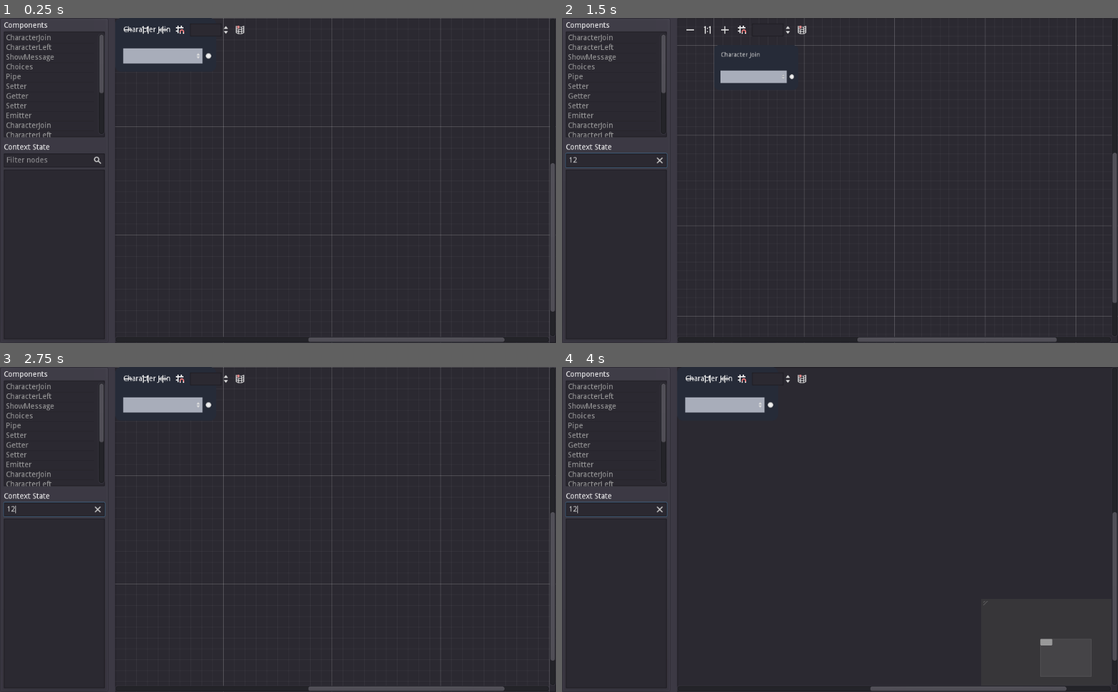
Above: before the commit, frames 1-4 (two rows, left to right).
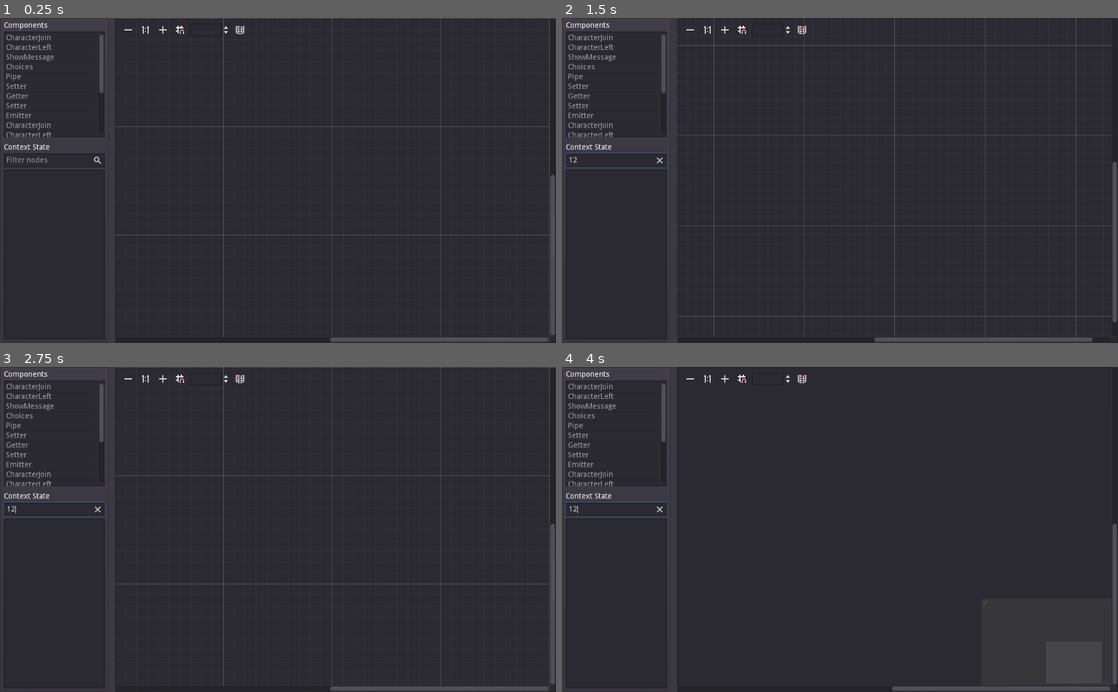
Above: after the commit, the same moments.

Repository: CTRLRLTY/Kata-kata
Game: Godot game, scene res://Scenes/DialogueEditor.tscn
The game is run twice, just before and just after one commit, with the same random seed, the same clock (stepped at 60 frames per second) and the same inputs.
Inputs (mouse positions are in pixels of both pictures, inside the frame that each line leads up to):
- Up to frame 1 (0.25 s): no input
- Up to frame 2 (1.5 s): click (617, 161) at 0.52 s; type "12" at 0.6 s; click (689, 31) at 1.25 s
- Up to frame 3 (2.75 s): click (161, 380) at 2 s
- Up to frame 4 (4 s): click (739, 380) at 2.75 s; click (801, 380) at 3.5 s

The runs differ from the first frame. In frame 1, 1.1% of the frame differs, in the area x 21-100%, y 0-100%; in frame 2, 0.8%; in frame 3, 1.1%; in frame 4, 1.1%, in the area x 22-100%, y 2-100%.

Commit message:
Added StartNode Component
Added ReferenceRect for ChoiceNode

Component nodes will share common background styleboxes

Diff:
--- a/Scenes/Components/CharacterJoinNode.tscn
+++ b/Scenes/Components/CharacterJoinNode.tscn
@@ -1,6 +1,6 @@
 [gd_scene load_steps=3 format=2]
 
-[ext_resource path="res://Resources/Styleboxes/CharacterNodeBG.stylebox" type="StyleBox" id=1]
+[ext_resource path="res://Resources/Styleboxes/ComponentFirstBG.stylebox" type="StyleBox" id=1]
 
 [sub_resource type="StyleBoxFlat" id=1]
 bg_color = Color( 0.662745, 0.682353, 0.733333, 1 )
--- a/Scenes/Components/ChoiceNode.tscn
+++ b/Scenes/Components/ChoiceNode.tscn
@@ -1,6 +1,6 @@
 [gd_scene load_steps=4 format=2]
 
-[ext_resource path="res://Resources/Styleboxes/ChoiceNodeBG.stylebox" type="StyleBox" id=1]
+[ext_resource path="res://Resources/Styleboxes/ComponentFirstBG.stylebox" type="StyleBox" id=1]
 
 [sub_resource type="StyleBoxFlat" id=1]
 content_margin_left = 5.0
@@ -18,10 +18,13 @@
 bg_color = Color( 0.662745, 0.682353, 0.733333, 1 )
 
 [node name="ChoiceNode" type="GraphNode"]
-margin_right = 288.0
-margin_bottom = 150.0
+margin_left = 15.0
+margin_top = 15.0
+margin_right = 240.0
+margin_bottom = 165.0
 mouse_filter = 1
 custom_styles/frame = ExtResource( 1 )
+custom_constants/port_offset = 14
 custom_constants/separation = 0
 slot/0/left_enabled = false
 slot/0/left_type = 0
@@ -46,17 +49,17 @@
 }
 
 [node name="Header" type="MarginContainer" parent="."]
-margin_left = 20.0
-margin_top = 20.0
-margin_right = 268.0
-margin_bottom = 71.0
+margin_left = 15.0
+margin_top = 15.0
+margin_right = 210.0
+margin_bottom = 66.0
 mouse_filter = 2
 custom_constants/margin_right = 0
 custom_constants/margin_left = 0
 custom_constants/margin_bottom = 27
 
 [node name="HBoxContainer" type="HBoxContainer" parent="Header"]
-margin_right = 248.0
+margin_right = 195.0
 margin_bottom = 24.0
 mouse_filter = 2
 
@@ -67,37 +70,49 @@
 text = "Choices"
 
 [node name="Button" type="Button" parent="Header/HBoxContainer"]
-margin_left = 166.0
-margin_right = 248.0
+margin_left = 113.0
+margin_right = 195.0
 margin_bottom = 24.0
 size_flags_horizontal = 10
 custom_styles/normal = SubResource( 1 )
 text = "Add Choice"
 
 [node name="FlowPort" type="HBoxContainer" parent="."]
-margin_left = 20.0
-margin_top = 71.0
-margin_right = 268.0
-margin_bottom = 85.0
+margin_left = 15.0
+margin_top = 66.0
+margin_right = 210.0
+margin_bottom = 80.0
 mouse_filter = 2
 
+[node name="InPortRef" type="ReferenceRect" parent="FlowPort"]
+margin_right = 10.0
+margin_bottom = 14.0
+rect_min_size = Vector2( 10, 0 )
+
 [node name="InPortLabel" type="Label" parent="FlowPort"]
-margin_right = 86.0
+margin_left = 14.0
+margin_right = 100.0
 margin_bottom = 14.0
 text = "Previous Line"
 
 [node name="OutPortLabel" type="Label" parent="FlowPort"]
-margin_left = 187.0
-margin_right = 248.0
+margin_left = 120.0
+margin_right = 181.0
 margin_bottom = 14.0
 size_flags_horizontal = 10
 text = "Next Line"
 
+[node name="OutPortRef" type="ReferenceRect" parent="FlowPort"]
+margin_left = 185.0
+margin_right = 195.0
+margin_bottom = 14.0
+rect_min_size = Vector2( 10, 0 )
+
 [node name="Body" type="MarginContainer" parent="."]
-margin_left = 20.0
-margin_top = 85.0
-margin_right = 268.0
-margin_bottom = 130.0
+margin_left = 15.0
+margin_top = 80.0
+margin_right = 210.0
+margin_bottom = 125.0
 mouse_filter = 2
 custom_constants/margin_right = 0
 custom_constants/margin_top = 17
@@ -105,7 +120,7 @@
 
 [node name="LineEdit" type="LineEdit" parent="Body"]
 margin_top = 17.0
-margin_right = 248.0
+margin_right = 195.0
 margin_bottom = 45.0
 rect_min_size = Vector2( 0, 28 )
 custom_styles/normal = SubResource( 2 )
--- /dev/null
+++ b/Scenes/Components/StartNode.tscn
@@ -0,0 +1,43 @@
+[gd_scene load_steps=2 format=2]
+
+[ext_resource path="res://Resources/Styleboxes/ComponentFirstBG.stylebox" type="StyleBox" id=1]
+
+[node name="StartNode" type="GraphNode"]
+margin_left = 52.3925
+margin_top = 54.3947
+margin_right = 135.392
+margin_bottom = 98.3947
+mouse_filter = 1
+custom_styles/frame = ExtResource( 1 )
+custom_constants/port_offset = 14
+custom_constants/separation = 0
+slot/0/left_enabled = false
+slot/0/left_type = 0
+slot/0/left_color = Color( 1, 1, 1, 1 )
+slot/0/right_enabled = true
+slot/0/right_type = 0
+slot/0/right_color = Color( 1, 1, 1, 1 )
+__meta__ = {
+"_edit_use_anchors_": false
+}
+
+[node name="Content" type="HBoxContainer" parent="."]
+margin_left = 15.0
+margin_top = 15.0
+margin_right = 67.0
+margin_bottom = 29.0
+mouse_filter = 2
+custom_constants/separation = 0
+
+[node name="Label" type="Label" parent="Content"]
+margin_right = 29.0
+margin_bottom = 14.0
+text = "Start"
+
+[node name="ReferenceRect" type="ReferenceRect" parent="Content"]
+margin_left = 32.0
+margin_right = 52.0
+margin_bottom = 14.0
+rect_min_size = Vector2( 20, 0 )
+mouse_filter = 2
+size_flags_horizontal = 10
--- a/Scenes/DialogueEditor.tscn
+++ b/Scenes/DialogueEditor.tscn
@@ -1,10 +1,9 @@
-[gd_scene load_steps=11 format=2]
+[gd_scene load_steps=10 format=2]
 
 [ext_resource path="res://Assets/Icons/Search.png" type="Texture" id=1]
 [ext_resource path="res://Scenes/NodeSelection.gd" type="Script" id=2]
 [ext_resource path="res://Scenes/DialogueGraph.gd" type="Script" id=3]
 [ext_resource path="res://Scenes/DialogueEditor.gd" type="Script" id=4]
-[ext_resource path="res://Scenes/Components/CharacterJoinNode.tscn" type="PackedScene" id=5]
 
 [sub_resource type="StyleBoxFlat" id=1]
 bg_color = Color( 0.239216, 0.227451, 0.270588, 1 )
@@ -134,9 +133,3 @@
 theme = SubResource( 5 )
 minimap_enabled = false
 script = ExtResource( 3 )
-
-[node name="CharacterJoin" parent="HSplitContainer/GraphEdit" instance=ExtResource( 5 )]
-margin_left = 0.0
-margin_top = 0.0
-margin_right = 186.0
-margin_bottom = 99.0
Binary file removed: Resources/Styleboxes/CharacterNodeBG.stylebox
Binary file removed: Resources/Styleboxes/ChoiceNodeBG.stylebox
Binary file added: Resources/Styleboxes/ComponentFirstBG.stylebox
